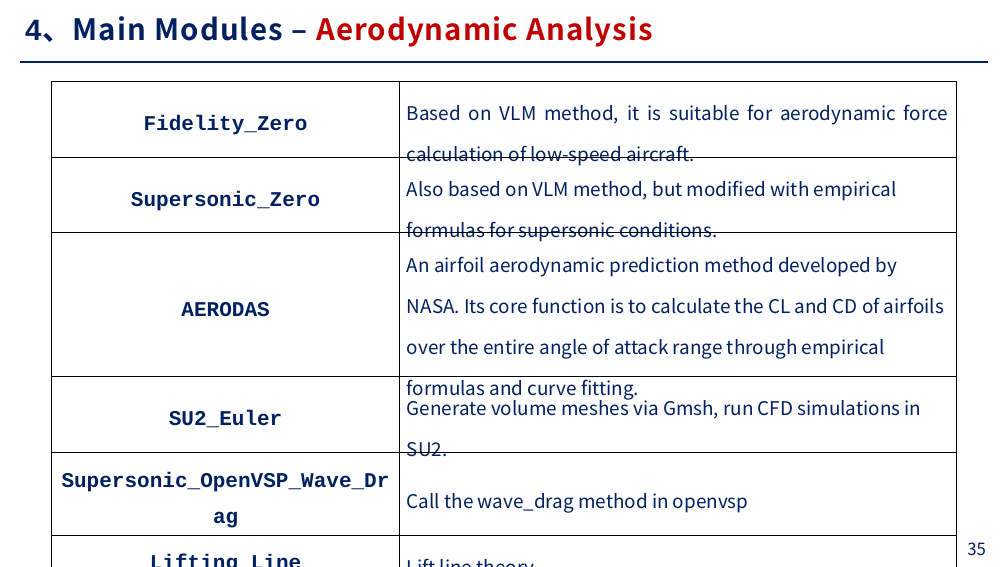
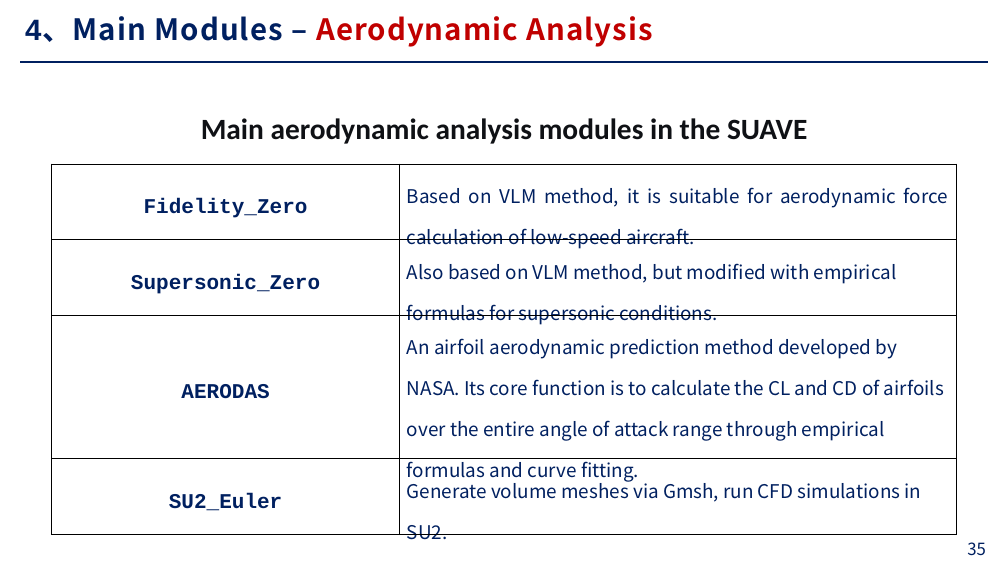
Before and after one commit to 7dinosaur/Obsidian, a slide deck: slide 35 of Design Conceptual Aircraft via SUAVE.pptx. Drawn at 1008x567 pixels with LibreOffice and Linux fonts; fonts in the diff are those of the drawing; background and template pictures are left out. Boxes give left, top, right and bottom in pixels: in the first picture for what was removed or moved away, otherwise in the second. Text is boxed around its words. In the diff, an @@ line names an element or a change of style, - is before the commit and + after.

```diff
--- a/Design Conceptual Aircraft via SUAVE.pptx
+++ b/Design Conceptual Aircraft via SUAVE.pptx
@@ text added at <box>201,118,807,144</box>, 28 pt, text #0F1115, bold @@
+Main aerodynamic analysis modules in the SUAVE
@@ table at <box>52,164,957,544</box> @@
-row 5: Supersonic_OpenVSP_Wave_Drag | Call the wave_drag method in openvsp
-row 6: Lifting_Line | Lift line theory
@@ table: place and size @@
-table at <box>52,82,957,519</box>
+table at <box>52,164,957,544</box>
```
Also in this commit, not shown: 3 other slides changed, 1 slide added, 1 other file.
